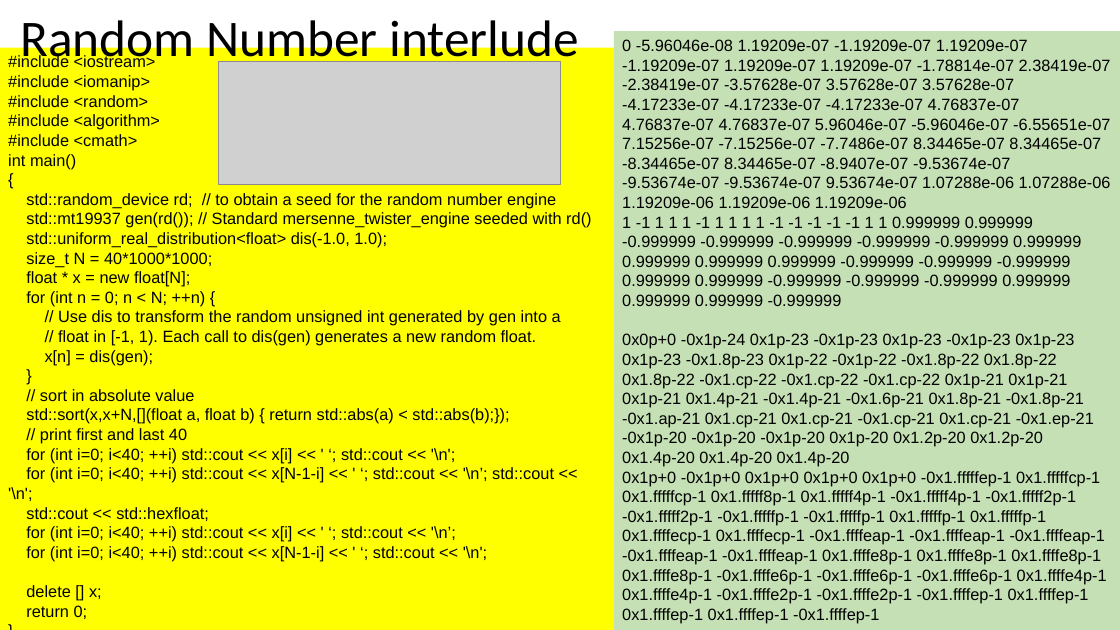
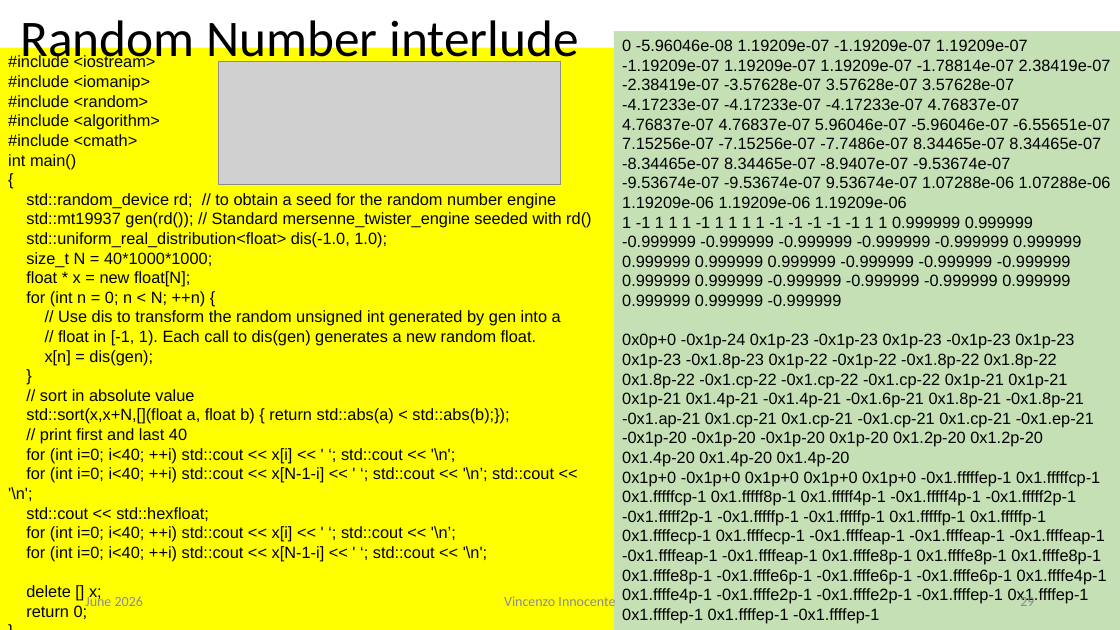
Before and after one commit to VinInn/FPCourse, a slide deck: slide 29 of Slides/FPforScientist.pptx. Drawn at 1120x630 pixels with LibreOffice and Linux fonts; fonts in the diff are those of the drawing; grey boxes stand for pictures. Boxes give left, top, right and bottom in pixels: in the first picture for what was removed or moved away, otherwise in the second. Text is boxed around its words. In the diff, an @@ line names an element or a change of style, - is before the commit and + after.

```diff
--- a/Slides/FPforScientist.pptx
+++ b/Slides/FPforScientist.pptx
@@ text added at (85, 594, 143, 610), 12 pt, text #8C8C8C @@
+June 2026
@@ text added at (504, 594, 615, 610), 12 pt, text #8C8C8C @@
+Vincenzo Innocente
@@ page number added at (1020, 594, 1034, 606), 12 pt, text #8C8C8C @@
+29
```
Also in this commit, not shown: 70 other slides changed, 1 slide added, 1 slide removed, 1 other file.
